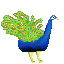
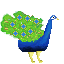
Layer changes from the first 64×64 image to the second:
added layer "Layer 7" above "Layer 6" over [left=9, top=14, right=40, bottom=38]
painted on "Layer 4" over [left=0, top=11, right=44, bottom=42]
